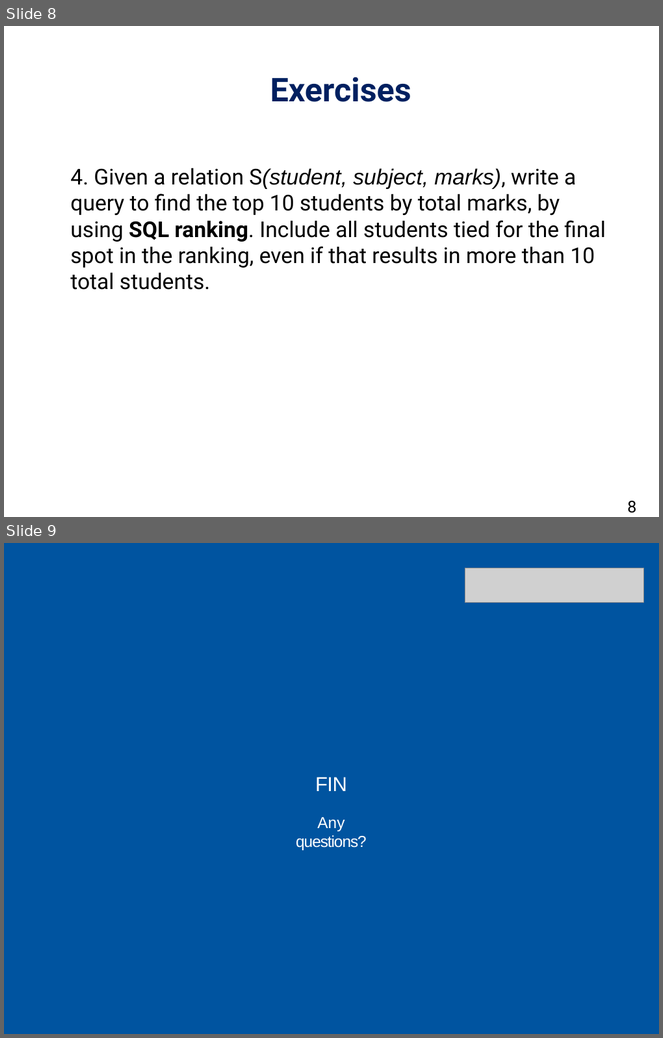
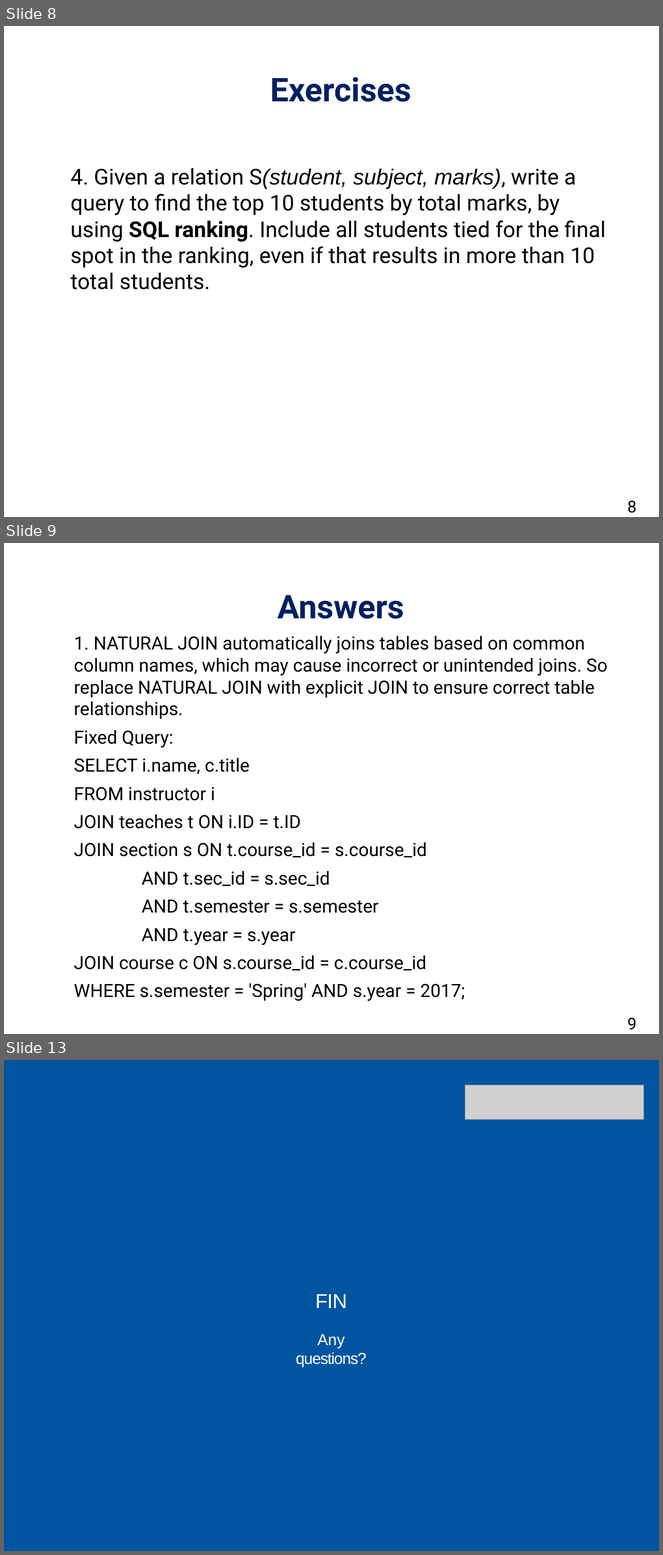
Before and after one commit to daichou03/DBS-slide-tut-25, a slide deck: week_3/week_3.pptx. Shown one above the other, each under a label of ours: slides 8 and 9 before the commit, slides 8, 9 and 13 after it; the slides between them are not shown. The pictures are 663x1038 and 663x1555 pixels, drawn with LibreOffice and Linux fonts; fonts in the diff are those of the drawing; grey boxes stand for pictures; background and template pictures are left out. Boxes give left, top, right and bottom in pixels: in the first picture for what was removed or moved away, otherwise in the second. Text is boxed around its words. In the diff, an @@ line names an element or a change of style, - is before the commit and + after.

Commit message:
Lab03withAnswer

```diff
--- a/week_3/week_3.pptx
+++ b/week_3/week_3.pptx
@@ slide 9 added at [4, 543, 659, 1034], background #FFFFFF @@
@@ title added at [278, 595, 404, 619], 36 pt, text #002060, bold @@
+Answers
@@ text added at [74, 636, 608, 971], 20 pt, text #000000 @@
+1. NATURAL JOIN automatically joins tables based on common column names, which may cause incorrect or unintended joins. So replace NATURAL JOIN with explicit JOIN to ensure correct table relationships.
+Fixed Query:
+SELECT i.name, c.title
+FROM instructor i
+JOIN teaches t ON i.ID = t.ID
+JOIN section s ON t.course_id = s.course_id
+AND t.sec_id = s.sec_id
+AND t.semester = s.semester
+AND t.year = s.year
+JOIN course c ON s.course_id = c.course_id
+WHERE s.semester = 'Spring' AND s.year = 2017;
@@ page number added at [627, 1018, 636, 1030], 18 pt, text #000000 @@
+9
@@ what was slide 9 is now slide 13 @@
```
Also in this commit, not shown: 3 other slides added, 1 other file.
